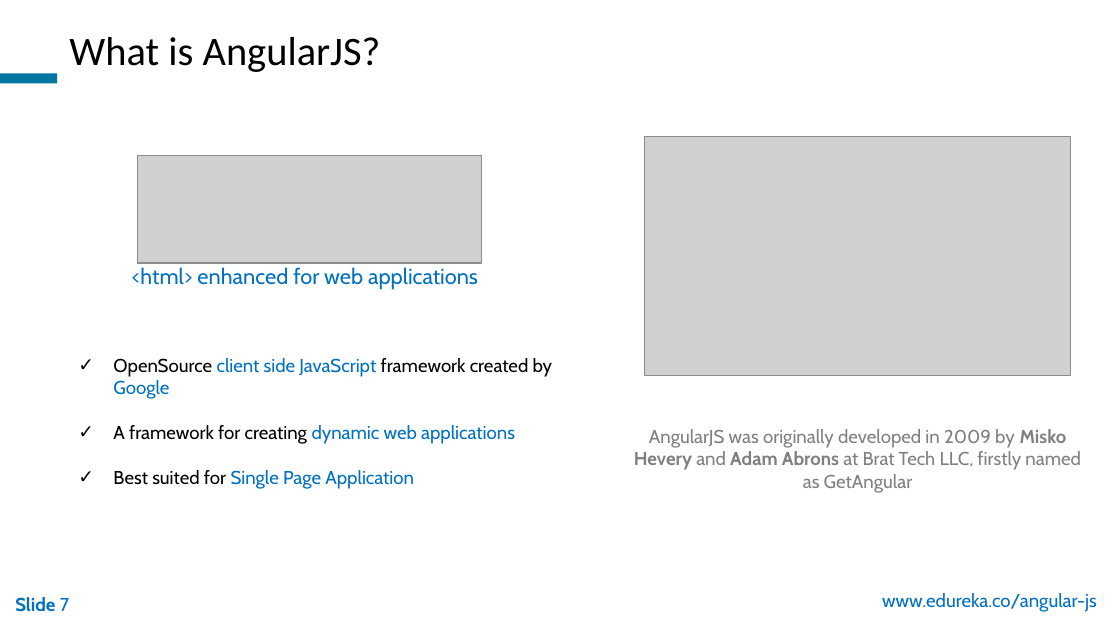
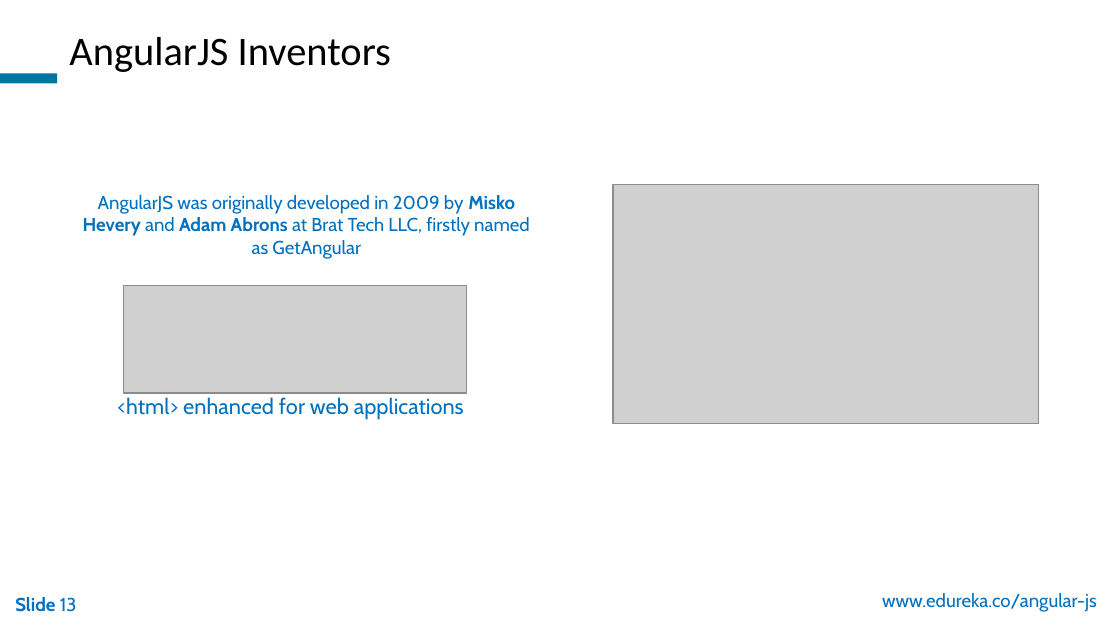
Before and after one commit to Donaldvan/devops-tools, a slide deck: slide 13 of TechBU/AngularJS/Getting Started With AngularJS/AngularJS_WP_21Oct.pptx (slide 7 before the commit). Drawn at 1120x630 pixels with LibreOffice and Linux fonts; fonts in the diff are those of the drawing; grey boxes stand for pictures; background and template pictures are left out. Boxes give left, top, right and bottom in pixels: in the first picture for what was removed or moved away, otherwise in the second. Text is boxed around its words. In the diff, an @@ line names an element or a change of style, - is before the commit and + after.

Commit message:
Angular Webinar

```diff
--- a/TechBU/AngularJS/Getting Started With AngularJS/AngularJS_WP_21Oct.pptx
+++ b/TechBU/AngularJS/Getting Started With AngularJS/AngularJS_WP_21Oct.pptx
@@ text at [69, 37, 391, 72]: text changed @@
-What is AngularJS?
+AngularJS Inventors
@@ text "AngularJS was originally developed in ...": place and size @@
-text "AngularJS was originally developed in ..." at [634, 429, 1081, 493]
+text "AngularJS was originally developed in ..." at [83, 195, 530, 259]
@@ text "AngularJS was originally developed in ..." at [83, 195, 530, 259]: text colour #808080 to #0070C0 @@
@@ picture: place and size @@
-picture at [645, 137, 1071, 376]
+picture at [613, 185, 1038, 424]
@@ picture: place and size @@
-picture at [138, 156, 482, 263]
+picture at [123, 286, 467, 393]
@@ text removed at [113, 358, 553, 489] @@
-✓ OpenSource client side JavaScript framework created by Google
-✓ A framework for creating dynamic web applications
-✓ Best suited for Single Page Application
@@ text "<html> enhanced for web applications": place and size @@
-text "<html> enhanced for web applications" at [132, 267, 478, 290]
+text "<html> enhanced for web applications" at [117, 397, 464, 419]
@@ page number at [15, 597, 77, 612]: text changed @@
-Slide 7
+Slide 13
```
Also in this commit, not shown: 9 other slides changed, 12 slides added, 4 slides removed.
